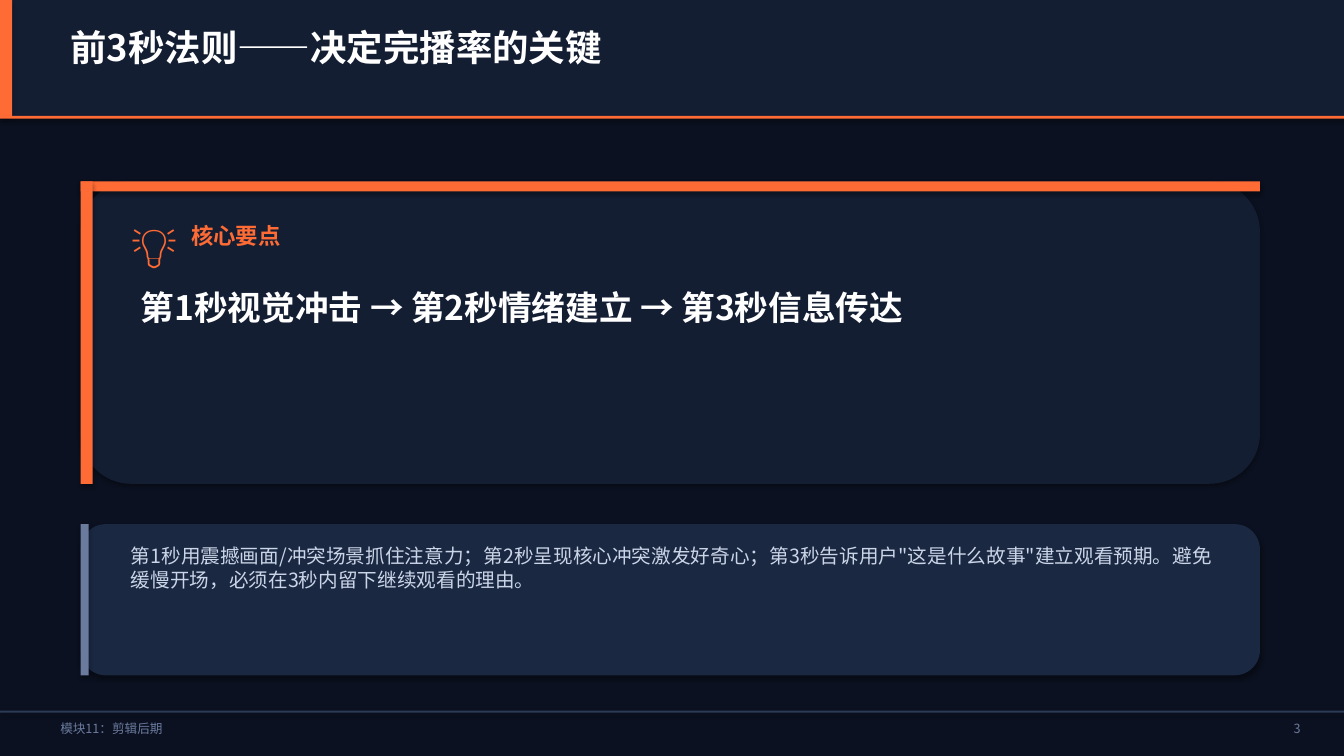
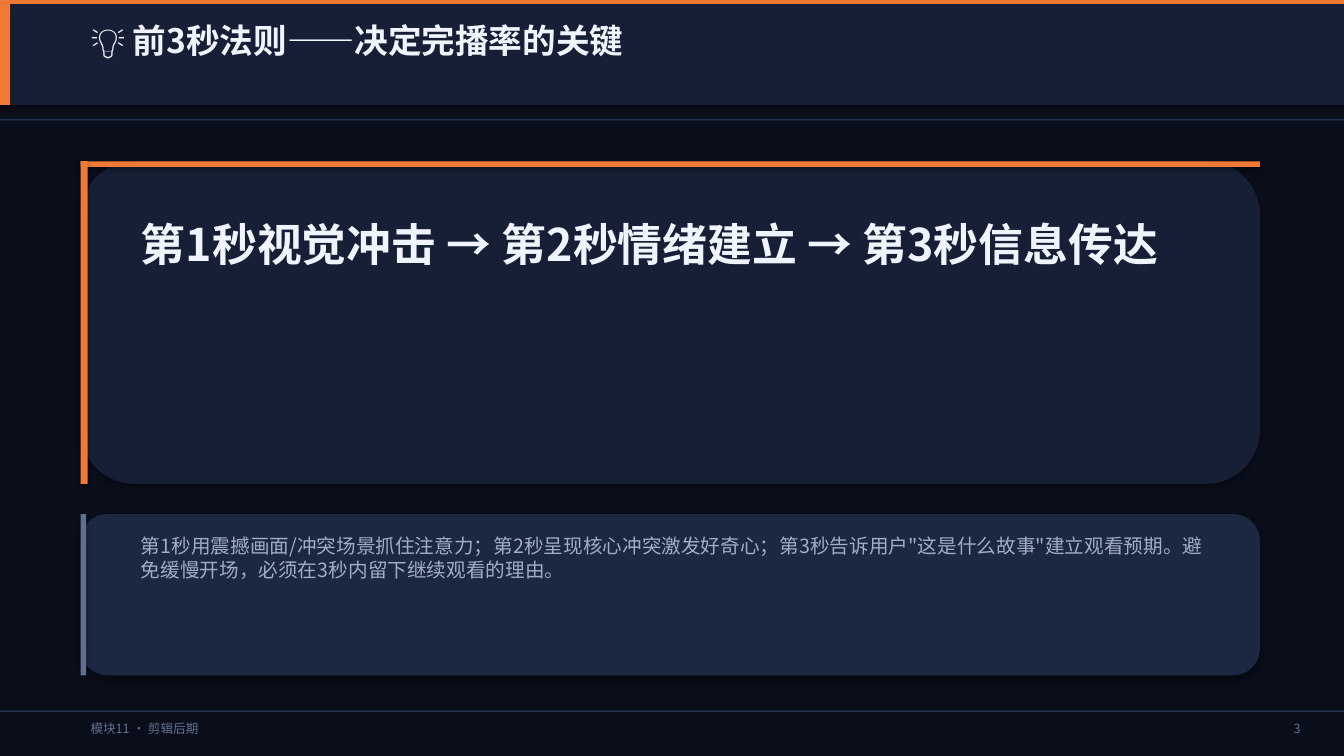
Before and after one commit to lichangjiang932-ship-it/ai-video-class, a slide deck: slide 4 of AI漫剧制作课程/PPT课件/模块11-剪辑后期.pptx. Drawn at 1344x756 pixels with LibreOffice and Linux fonts; fonts in the diff are those of the drawing. Boxes give left, top, right and bottom in pixels: in the first picture for what was removed or moved away, otherwise in the second. Text is boxed around its words. In the diff, an @@ line names an element or a change of style, - is before the commit and + after.

```diff
--- a/AI漫剧制作课程/PPT课件/模块11-剪辑后期.pptx
+++ b/AI漫剧制作课程/PPT课件/模块11-剪辑后期.pptx
@@ background #0B1120 to #0A0E1A @@
@@ rectangle: place and size @@
-rectangle at bbox=[0, 0, 1344, 116]
+rectangle at bbox=[0, 0, 1344, 4]
@@ rectangle at bbox=[0, 0, 1344, 4]: fill #141E33 to #F07A35 @@
@@ fill #FF6B35 to #F07A35 in 3 elements at bbox=[81, 161, 1260, 167], bbox=[81, 161, 88, 484], bbox=[0, 4, 10, 105] @@
@@ rectangle: place and size @@
-rectangle at bbox=[0, 0, 12, 116]
+rectangle at bbox=[0, 4, 10, 105]
@@ rectangle added at bbox=[0, 4, 1344, 105], fill #161F35 @@
@@ text at bbox=[133, 24, 624, 56]: text changed; size 26 to 24 pt; text colour #FFFFFF to #F0F4FC @@
-前3秒法则——决定完播率的关键
+💡 前3秒法则——决定完播率的关键
@@ rectangle at bbox=[0, 119, 1344, 120]: fill #FF6B35 to #253350 @@
@@ rounded rectangle: place and size @@
-rounded rectangle at bbox=[81, 181, 1260, 484]
+rounded rectangle at bbox=[81, 161, 1260, 484]
@@ rounded rectangle at bbox=[81, 161, 1260, 484]: fill #141E33 to #161F35 @@
@@ rectangle: place and size @@
-rectangle at bbox=[81, 181, 1260, 192]
+rectangle at bbox=[81, 161, 1260, 167]
@@ rectangle: place and size @@
-rectangle at bbox=[81, 181, 93, 484]
+rectangle at bbox=[81, 161, 88, 484]
@@ text removed at bbox=[121, 212, 222, 272] @@
-💡
@@ text "第1秒视觉冲击 → 第2秒情绪建立 → 第3秒信息传达": place and size @@
-text "第1秒视觉冲击 → 第2秒情绪建立 → 第3秒信息传达" at bbox=[141, 291, 903, 323]
+text "第1秒视觉冲击 → 第2秒情绪建立 → 第3秒信息传达" at bbox=[141, 222, 1158, 265]
@@ text "第1秒视觉冲击 → 第2秒情绪建立 → 第3秒信息传达" at bbox=[141, 222, 1158, 265]: size 24 to 32 pt, text colour #FFFFFF to #F0F4FC @@
@@ text removed at bbox=[191, 225, 280, 246] @@
-核心要点
@@ rounded rectangle: place and size @@
-rounded rectangle at bbox=[81, 524, 1260, 676]
+rounded rectangle at bbox=[81, 514, 1260, 676]
@@ rounded rectangle at bbox=[81, 514, 1260, 676]: fill #1A2842 to #1C2842 @@
@@ rectangle: place and size @@
-rectangle at bbox=[81, 524, 89, 676]
+rectangle at bbox=[81, 514, 87, 676]
@@ rectangle at bbox=[81, 514, 87, 676]: fill #6B7B9E to #607090 @@
@@ text "第1秒用震撼画面/冲突场景抓住注意力；第2秒呈现核心冲突激发好奇心；第3秒告诉用户"这是什么故事"建立观看预期。避免缓慢 ...": place and size @@
-text "第1秒用震撼画面/冲突场景抓住注意力；第2秒呈现核心冲突激发好奇心；第3秒告诉用户"这是什么故事"建立观看预期。避免缓慢 ..." at bbox=[131, 546, 1212, 589]
+text "第1秒用震撼画面/冲突场景抓住注意力；第2秒呈现核心冲突激发好奇心；第3秒告诉用户"这是什么故事"建立观看预期。避免缓慢 ..." at bbox=[141, 536, 1202, 579]
@@ text "第1秒用震撼画面/冲突场景抓住注意力；第2秒呈现核心冲突激发好奇心；第3秒告诉用户"这是什么故事"建立观看预期。避免缓慢 ..." at bbox=[141, 536, 1202, 579]: text colour #CBD5E8 to #A0AEC4 @@
@@ text at bbox=[91, 722, 198, 734]: text changed; text colour #6B7B9E to #607090 @@
-模块11：剪辑后期
+模块11 · 剪辑后期
```
Also in this commit, not shown: 11 other slides changed, 19 other files.
